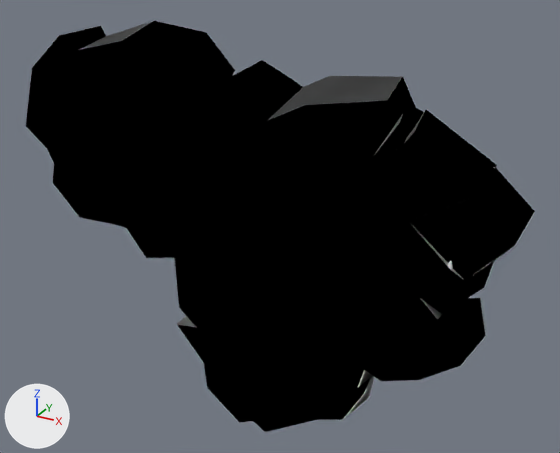
Renders of the FBX model Assets/Mesh/Outline_Venezuela.fbx from each side of a commit.
Rendered twice from a camera (50 mm lens) standing at (-19.96, -8.38, -18.12) and looking at (-25.95, 2.52, -23.57). Lighting does not change. The marker at lower left points along +X, +Y and +Z. The picture after the commit comes second. Where no turn or scale is listed for an object, it has been applied to the vertices.

Script lines for the objects in view, before the commit:
```python
me_mesh = bpy.data.meshes.new('Mesh')
me_mesh.from_pydata(...)  # 201 vertices, 266 faces; spans x -31.08..-21.76, y 1.51..2.65, z -27.58..-20.27
me_mesh.materials.append(mat_country__neutral)  # white #ffffff
ob_country_148_outline = bpy.data.objects.new('Country_148_Outline', me_mesh)
ob_country_148_outline.location = (0.0, 0.0, 0.0)
```
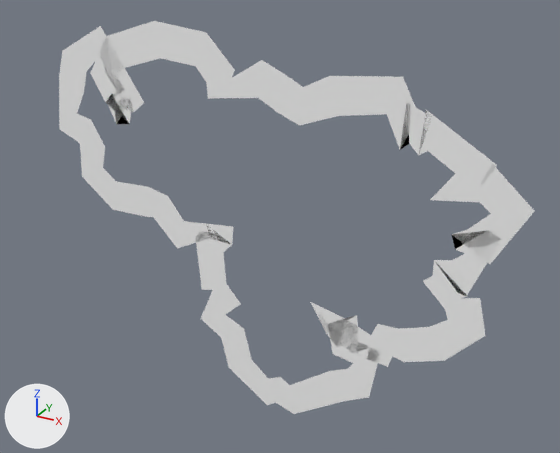
The newer file is also turned or shifted as a whole; pictures and numbers use the older file's frame.

The change, as a list of edits to the scene's bpy script:
```text
Change me_mesh:
    used by ob_country_148_outline; location = (0.0, 0.0, 0.0)
    remove me_mesh.from_pydata(...)  # 201 vertices, 266 faces; spans x -31.08..-21.76, y 1.51..2.65, z -27.58..-20.27
    add me_mesh.from_pydata(...)  # 134 vertices, 67 faces; spans x -31.05..-21.76, y 2.65, z -27.58..-20.27
    me_mesh part 1
    67 vertices are removed from x -31.08..-21.83, y 1.51..1.83, z -27.47..-20.46
    266 faces are deleted
    67 new faces join them
```

Location of each change, [x1, y1, x2, y2] in pixels of the pictures (560 x 453 px):
'Country_148_Outline', reshaped (7% narrower): before [26, 21, 535, 432]; after [59, 21, 534, 414]
